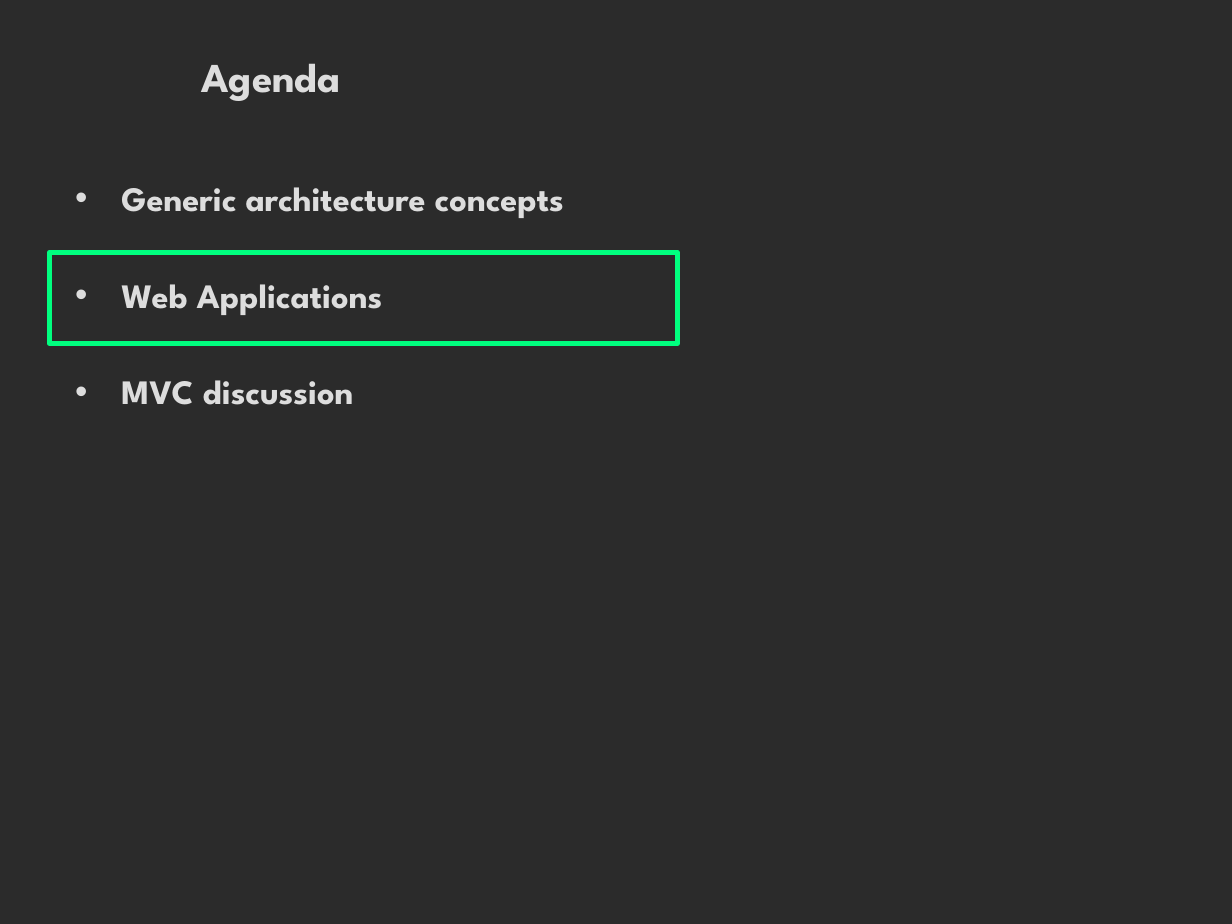
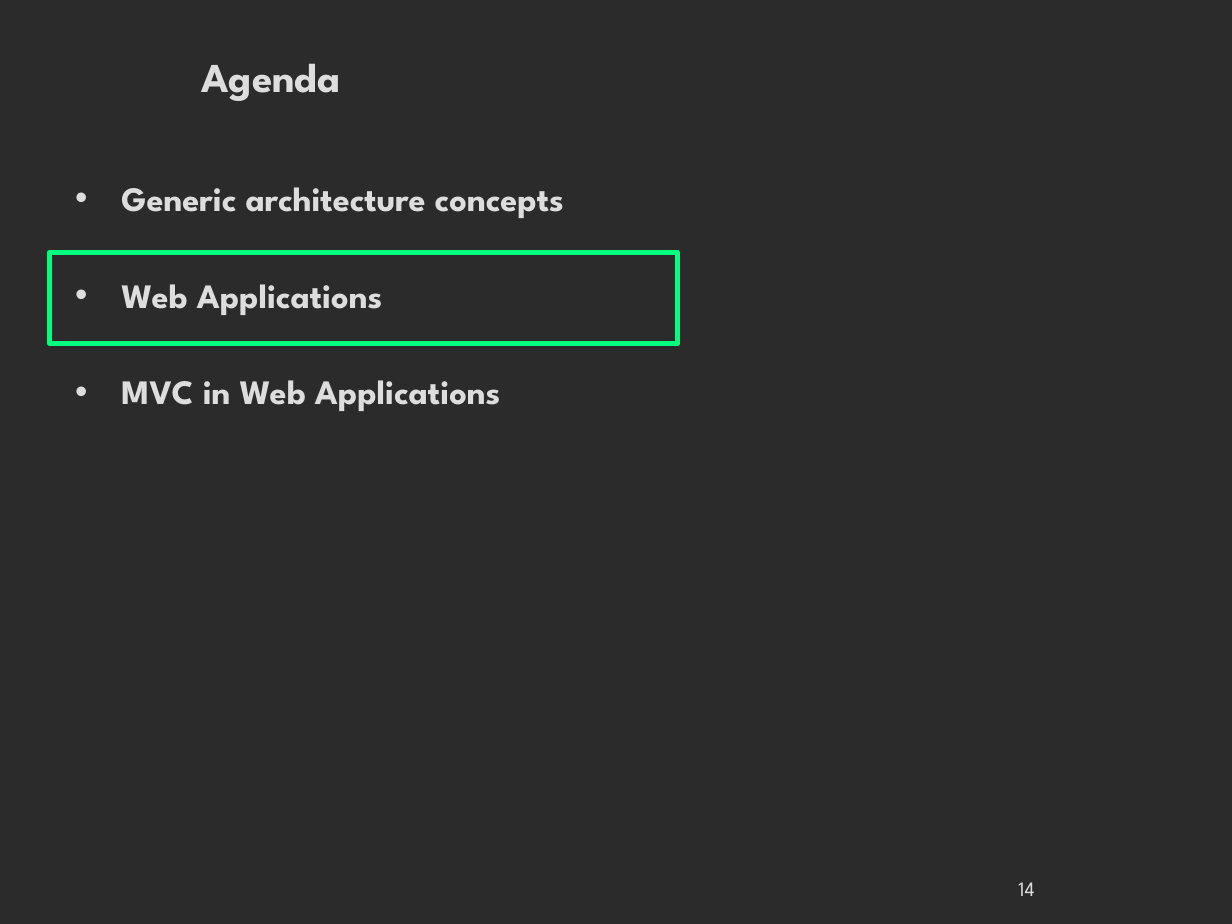
Before and after one commit to danielausparis/arch, a slide deck: slide 14 of archi-web.odp. Drawn at 1232x924 pixels with LibreOffice and Linux fonts; fonts in the diff are those of the drawing; background and template pictures are left out; a plain dark background stands for a picture behind light text. Boxes give left, top, right and bottom in pixels: in the first picture for what was removed or moved away, otherwise in the second. Text is boxed around its words. In the diff, an @@ line names an element or a change of style, - is before the commit and + after.

```diff
--- a/archi-web.odp
+++ b/archi-web.odp
@@ text at (121,380,501,411): text changed @@
-• MVC discussion
+• MVC in Web Applications
@@ page number added at (1018,882,1034,896), 12 pt, text #DDDDDD @@
+14
```
Also in this commit, not shown: 6 other slides changed, 10 slides added.
